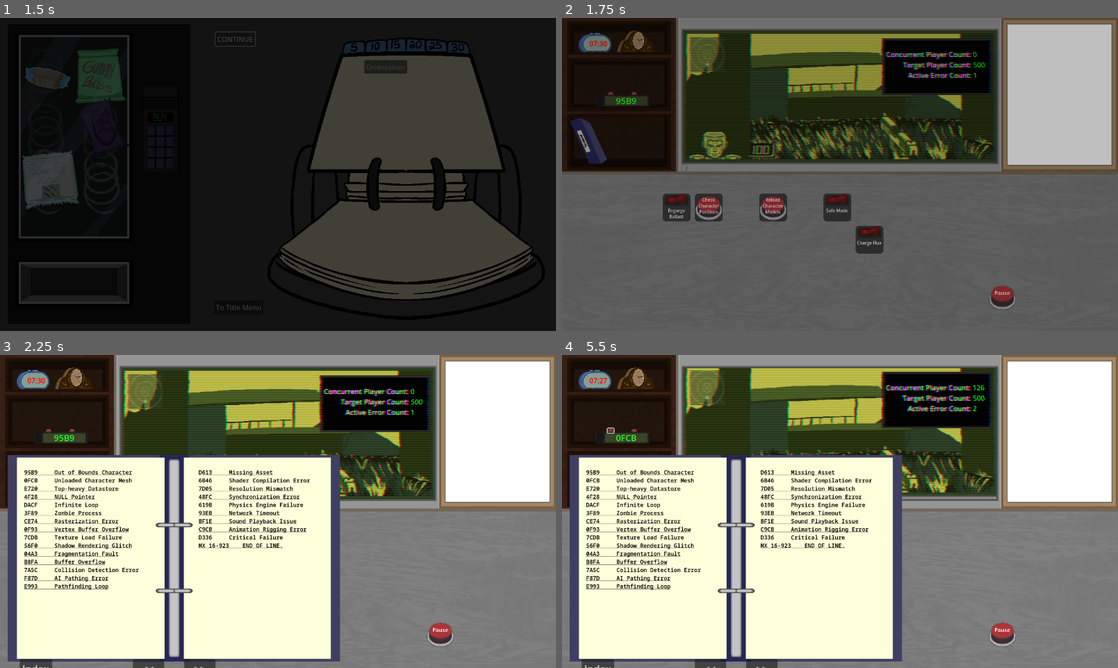
Above: before the commit, frames 1-4 (two rows, left to right).
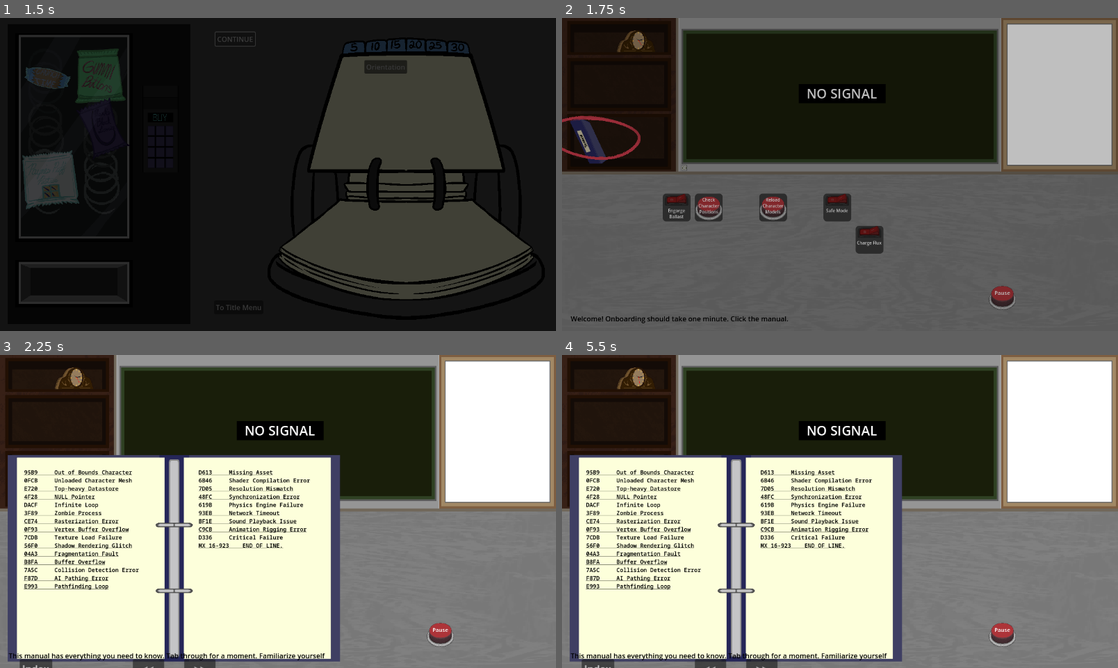
Above: after the commit, the same moments.

Repository: Carth501/team-ferret
Game: Godot game, scene res://scenes/main_menu.tscn
Same seed, same stepped clock (60 frames per second), same inputs: the game is played once before the commit and once after it. Sound files missing from this copy of the repository are replaced by a short silence.
Inputs (mouse positions are in pixels of both pictures, inside the frame that each line leads up to):
- Up to frame 1 (1.5 s): click "NEW GAME" at 0.5 s; click "CONTINUE" at 1.25 s
- Up to frame 2 (1.75 s): no input
- Up to frame 3 (2.25 s): click (27, 477) at 2 s
- Up to frame 4 (5.5 s): click (634, 430) at 2.77 s; click (634, 430) at 3.52 s; click (706, 545) at 4.27 s; click (612, 430) at 5.02 s

Frame 1 is identical in both runs. In frame 2, 12% of the frame differs, in the area x 0-79%, y 4-98%; in frame 3, 14%; in frame 4, 14%, in the area x 1-79%, y 4-98%.

Commit message:
implement tutorial

Diff:
--- a/data/level_list.json
+++ b/data/level_list.json
@@ -4,12 +4,13 @@
 		"name": "Orientation",
 		"id": "L_RING-1",
 		"hidden": false,
-		"music": "lvl_2"
-	  },
-	  "gameplay": {
-		"starting_cpc": 100,
-		"goal_cpc": 500,
-		"shift_duration": 450,
+		"music": "lvl_2",
+		"tutorial": true
+	  },
+	  "gameplay": {
+		"starting_cpc": 0,
+		"goal_cpc": 0,
+		"shift_duration": 45,
 		"errors": {
 		  "scheduled": [
 			{
--- a/scenes/cubicle.tscn
+++ b/scenes/cubicle.tscn
@@ -147,6 +147,36 @@
 grow_vertical = 2
 texture = ExtResource("2_uvf7p")
 
+[node name="No_Signal" type="Control" parent="Cubicle/Background"]
+anchors_preset = 0
+offset_left = 625.0
+offset_top = 152.0
+offset_right = 665.0
+offset_bottom = 192.0
+
+[node name="ColorRect" type="ColorRect" parent="Cubicle/Background/No_Signal"]
+layout_mode = 1
+anchors_preset = 5
+anchor_left = 0.5
+anchor_right = 0.5
+offset_left = -100.0
+offset_right = 100.0
+offset_bottom = 44.0
+grow_horizontal = 2
+color = Color(0, 0, 0, 1)
+
+[node name="Label" type="Label" parent="Cubicle/Background/No_Signal"]
+layout_mode = 1
+anchors_preset = 5
+anchor_left = 0.5
+anchor_right = 0.5
+offset_left = -82.0
+offset_right = 82.0
+offset_bottom = 42.0
+grow_horizontal = 2
+theme_override_font_sizes/font_size = 30
+text = "NO SIGNAL"
+
 [node name="GameScreen" type="TextureRect" parent="Cubicle/Background"]
 layout_mode = 0
 offset_left = 286.0
@@ -155,41 +185,43 @@
 offset_bottom = 325.0
 texture = ExtResource("3_7kfsr")
 
-[node name="PlayerIcon" type="TextureRect" parent="Cubicle/Background"]
-layout_mode = 0
-offset_left = 289.0
-offset_top = 261.0
-offset_right = 413.0
-offset_bottom = 325.0
+[node name="PlayerIcon" type="TextureRect" parent="Cubicle/Background/GameScreen"]
+layout_mode = 0
+offset_left = 3.0
+offset_top = 225.0
+offset_right = 127.0
+offset_bottom = 289.0
 texture = ExtResource("4_kv2wk")
 
-[node name="gun" type="AnimatedSprite2D" parent="Cubicle/Background"]
-position = Vector2(758, 261)
+[node name="gun" type="AnimatedSprite2D" parent="Cubicle/Background/GameScreen"]
+position = Vector2(472, 225)
 sprite_frames = SubResource("SpriteFrames_bn0dg")
 animation = &"fire"
 script = SubResource("GDScript_gndtr")
 
-[node name="Console" type="TextureRect" parent="Cubicle/Background"]
-layout_mode = 0
-offset_left = 732.0
-offset_top = 42.0
-offset_right = 995.0
-offset_bottom = 184.0
+[node name="Console" type="TextureRect" parent="Cubicle/Background/GameScreen"]
+layout_mode = 0
+offset_left = 446.0
+offset_top = 6.0
+offset_right = 709.0
+offset_bottom = 148.0
 texture = ExtResource("5_un2pp")
 
-[node name="CpcMonitor" parent="Cubicle/Background/Console" instance=ExtResource("6_18xk0")]
+[node name="CpcMonitor" parent="Cubicle/Background/GameScreen/Console" instance=ExtResource("6_18xk0")]
 layout_mode = 1
 offset_left = 14.0
 offset_top = 30.0
 offset_right = -228.0
 offset_bottom = -112.0
 
-[node name="Screen_Shaders" type="Control" parent="Cubicle/Background"]
+[node name="Screen_Shaders" type="Control" parent="Cubicle/Background/GameScreen"]
 anchors_preset = 0
-offset_right = 40.0
-offset_bottom = 40.0
-
-[node name="grain_shader" type="ColorRect" parent="Cubicle/Background/Screen_Shaders"]
+offset_left = -286.0
+offset_top = -36.0
+offset_right = -246.0
+offset_bottom = 4.0
+
+[node name="grain_shader" type="ColorRect" parent="Cubicle/Background/GameScreen/Screen_Shaders"]
 material = SubResource("ShaderMaterial_451s0")
 layout_mode = 0
 offset_left = 280.0
@@ -198,7 +230,7 @@
 offset_bottom = 331.0
 color = Color(1, 1, 1, 0)
 
-[node name="lens_shader" type="ColorRect" parent="Cubicle/Background/Screen_Shaders"]
+[node name="lens_shader" type="ColorRect" parent="Cubicle/Background/GameScreen/Screen_Shaders"]
 material = SubResource("ShaderMaterial_ft71o")
 layout_mode = 0
 offset_left = 280.0
@@ -207,7 +239,7 @@
 offset_bottom = 331.0
 color = Color(1, 1, 1, 0)
 
-[node name="tv_shader" type="ColorRect" parent="Cubicle/Background/Screen_Shaders"]
+[node name="tv_shader" type="ColorRect" parent="Cubicle/Background/GameScreen/Screen_Shaders"]
 material = SubResource("ShaderMaterial_tc2xr")
 layout_mode = 0
 offset_left = 280.0
@@ -294,7 +326,7 @@
 probability = 0.2
 
 [node name="CpcCalculator" parent="." node_paths=PackedStringArray("display") instance=ExtResource("7_dldy6")]
-display = NodePath("../Cubicle/Background/Console/CpcMonitor")
+display = NodePath("../Cubicle/Background/GameScreen/Console/CpcMonitor")
 
 [node name="manual" parent="." instance=ExtResource("5_neuwc")]
 offset_left = 18.0
--- a/scenes/manual.tscn
+++ b/scenes/manual.tscn
@@ -2,7 +2,9 @@
 
 [ext_resource type="Script" path="res://scripts/manual.gd" id="1_u3mp4"]
 [ext_resource type="Texture2D" uid="uid://bef45dhaqpaha" path="res://assets/images/cubicle/Shareholders Manual Shelf.png" id="2_d8a8w"]
-[ext_resource type="PackedScene" uid="uid://8agpxf2qcmt7" path="res://scenes/manual_book.tscn" id="5_8tfrf"]
+[ext_resource type="Script" path="res://scripts/manual_panel.gd" id="2_vupmp"]
+[ext_resource type="Script" path="res://scripts/click_player.gd" id="3_rck42"]
+[ext_resource type="PackedScene" uid="uid://byo2ynlmm7spw" path="res://scenes/manual_book.tscn" id="5_8tfrf"]
 
 [sub_resource type="StyleBoxEmpty" id="StyleBoxEmpty_iiu62"]
 
--- /dev/null
+++ b/scenes/tutorial.tscn
@@ -0,0 +1,21 @@
+[gd_scene load_steps=3 format=3 uid="uid://uphr5mmbg4ts"]
+
+[ext_resource type="Texture2D" uid="uid://ddsfh72ec28ml" path="res://assets/images/options/Shareholders Options SelectionPen.png" id="1_ibygx"]
+[ext_resource type="Script" path="res://scripts/tutorial.gd" id="1_mjtn5"]
+
+[node name="Tutorial" type="Control" node_paths=PackedStringArray("circle")]
+layout_mode = 3
+anchors_preset = 2
+anchor_top = 1.0
+anchor_bottom = 1.0
+grow_vertical = 0
+mouse_filter = 1
+script = ExtResource("1_mjtn5")
+circle = NodePath("Circle")
+
+[node name="Circle" type="TextureRect" parent="."]
+layout_mode = 0
+offset_right = 40.0
+offset_bottom = 40.0
+mouse_filter = 2
+texture = ExtResource("1_ibygx")
--- a/scripts/cubicle.gd
+++ b/scripts/cubicle.gd
@@ -23,6 +23,8 @@
 @onready var cpc_calc := $CpcCalculator
 @onready var error_arrived := $"Sound Effects/Error Arrived"
 @onready var error_resolved := $"Sound Effects/Error Resolved"
+@onready var simulation_screen := $Cubicle/Background/GameScreen
+@onready var pager_ref := $pager
 var current_level_id: String
 var data: data_libraries_single
 var loader: level_loader
@@ -66,6 +68,7 @@
 	set_initial_module_settings()
 	populate_error_factory()
 	configure_level_settings()
+	tutorial_init()
 
 func get_level():
 	var level_list = data.level_data
@@ -185,7 +188,8 @@
 	error_arrived.play()
 
 func error_report(_error: Variant):
-	error_arrived.play()
+	if(error_arrived.is_inside_tree()):
+		error_arrived.play()
 
 func announce_error_resolved(error_id):
 	diagetic_error_resolved.emit(error_id)
@@ -209,15 +213,21 @@
 	paused = !paused
 	pause_curtain.visible = paused
 	if(paused):
-		game_timer.stop()
-		for timer in error_timers_list:
-			if(timer != null):
-				timer.paused = true
+		stop_timers()
 	else:
-		game_timer.start()
-		for timer in error_timers_list:
-			if(timer != null):
-				timer.paused = false
+		start_timers()
+
+func stop_timers():
+	game_timer.stop()
+	for timer in error_timers_list:
+		if(timer != null):
+			timer.paused = true
+
+func start_timers():
+	game_timer.start()
+	for timer in error_timers_list:
+		if(timer != null):
+			timer.paused = false
 
 func end_level():
 	var save_handler = get_node("/root/save_handler_single")
@@ -272,3 +282,11 @@
 func on_exit_options_menu() -> void:
 	#pause_curtain.visible = true
 	options_menu.visible = false
+
+func tutorial_init():
+	if(current_level.metadata.has("tutorial") && current_level.metadata.tutorial):
+		var tutorial_scene = load("res://scenes/tutorial.tscn")
+		var node_tutorial = tutorial_scene.instantiate()
+		node_tutorial.name = "tutorial"
+		add_child(node_tutorial)
+		node_tutorial.set_cubicle(self)
--- a/scripts/manual.gd
+++ b/scripts/manual.gd
@@ -1,5 +1,7 @@
 class_name manual
 extends Control
+
+signal manual_open
 
 @onready var manual_book = $manual_book as Node2D
 
@@ -21,7 +23,10 @@
 
 func toggle_manual_popup():
 	#popup.visible = !popup.visible
+	print("toggle_manual_popup")
 	manual_book.visible = !manual_book.visible
+	if(manual_book.visible):
+		manual_open.emit()
 	write_pages()
 
 func write_manual(error_list, control_list):
--- /dev/null
+++ b/scripts/tutorial.gd
@@ -0,0 +1,86 @@
+class_name tutorial extends Control
+
+var cubicle_instance: cubicle
+@onready var textbox: Label = Label.new()
+@export var circle: TextureRect
+
+func set_cubicle(cubicle_ref: cubicle):
+	set_up_textbox()
+	cubicle_instance = cubicle_ref
+	hide_stuff()
+	step1()
+
+func set_up_textbox():
+	textbox.mouse_filter = 1
+	textbox.size = Vector2(200, 40)
+	add_child(textbox)
+	textbox.label_settings = LabelSettings.new()
+	textbox.label_settings.font_color = Color.BLACK
+	textbox.position = Vector2(20, -40)
+
+func hide_stuff():
+	cubicle_instance.stop_timers()
+	cubicle_instance.level_clock_handler.visible = false
+	cubicle_instance.simulation_screen.visible = false
+	cubicle_instance.pager_ref.visible = false
+
+func step1():
+	textbox.text = "Welcome! Onboarding should take one minute. Click the manual."
+	circle.position = Vector2(-40, -500)
+	cubicle_instance.manual_instance.manual_open.connect(step2)
+
+func step2():
+	cubicle_instance.manual_instance.manual_open.disconnect(step2)
+	textbox.text = "This manual has everything you need to know. Tab through for a moment. Familiarize yourself"
+	circle.visible = false
+	var timer = tutorial_timer(10)
+	timer.timeout.connect(step3)
+
+func step3():
+	textbox.text = "Moving on. Each error will need to be resolved ASAP. Don't slouch. If players see errors, they will stop playing."
+	var timer = tutorial_timer(10)
+	timer.timeout.connect(step4)
+
+func step4():
+	textbox.text = "This is your pager. A PA-GER. Like a tweet, but, y'know, less reliable."
+	cubicle_instance.pager_ref.visible = true
+	circle.position = Vector2(0, -580)
+	circle.visible = true
+	var timer = tutorial_timer(7)
+	timer.timeout.connect(step5)
+
+func step5():
+	circle.visible = false
+	textbox.text = "Here's an error. Fix it."
+	cubicle_instance.error_factory_controller.generate_new_error(0)
+	cubicle_instance.error_factory_controller.update_active_error_count.connect(step6)
+
+func step6(error_count: int):
+	if(error_count == 0):
+		cubicle_instance.error_factory_controller.update_active_error_count.disconnect(step6)
+		textbox.text = "You need to be faster."
+		var timer = tutorial_timer(5)
+		timer.timeout.connect(step7)
+
+func step7():
+	textbox.text = "We will only be hiring you for a few minutes at a time."
+	var timer = tutorial_timer(5)
+	timer.timeout.connect(step8)
+
+func step8():
+	textbox.text = "Get our player count over a target we give you or you are fired."
+	var timer = tutorial_timer(5)
+	timer.timeout.connect(step9)
+
+func step9():
+	textbox.text = "Here's your clock. Don't be late."
+	cubicle_instance.start_timers()
+	cubicle_instance.level_clock_handler.visible = true
+
+func tutorial_timer(duration: float) -> Timer:
+	var timer := self_destruct_timer.new()
+	add_child(timer)
+	timer.wait_time = 10
+	timer.one_shot = true
+	timer.start()
+	return timer
Binary file added: assets/images/options/Shareholders Options SelectionPen.png
Not shown, added: assets/images/options/Shareholders Options SelectionPen.png.import
Not shown, added: scenes/singletons/lev45E8.tmp
